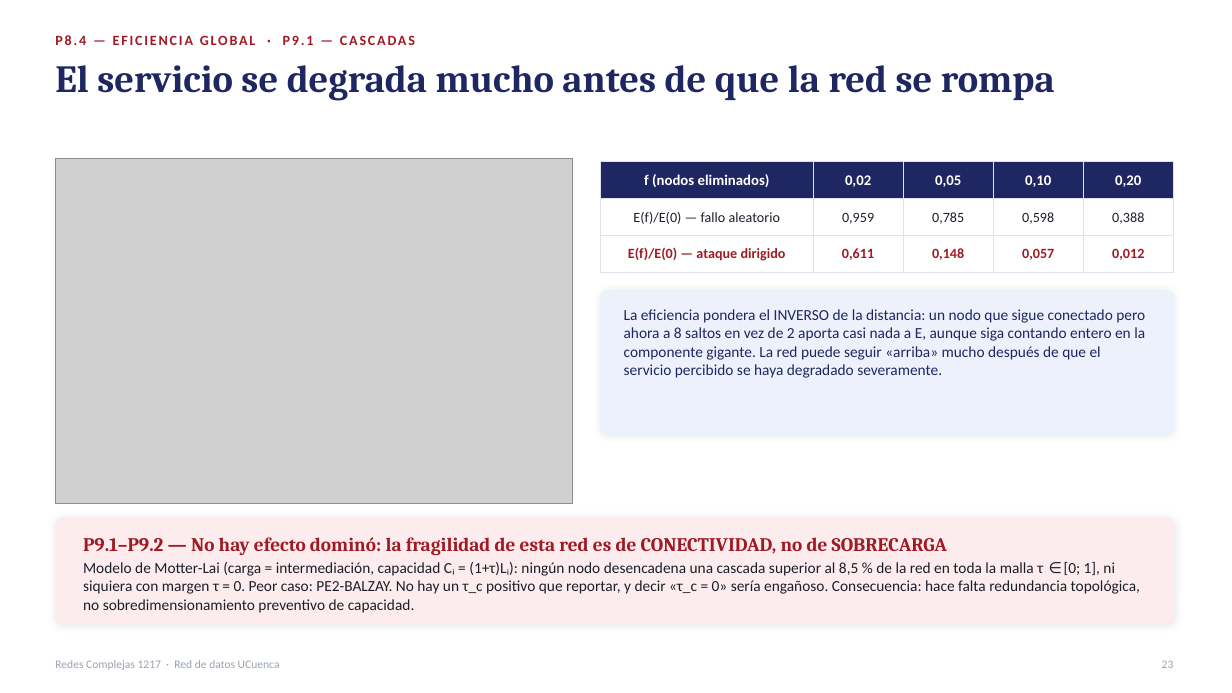
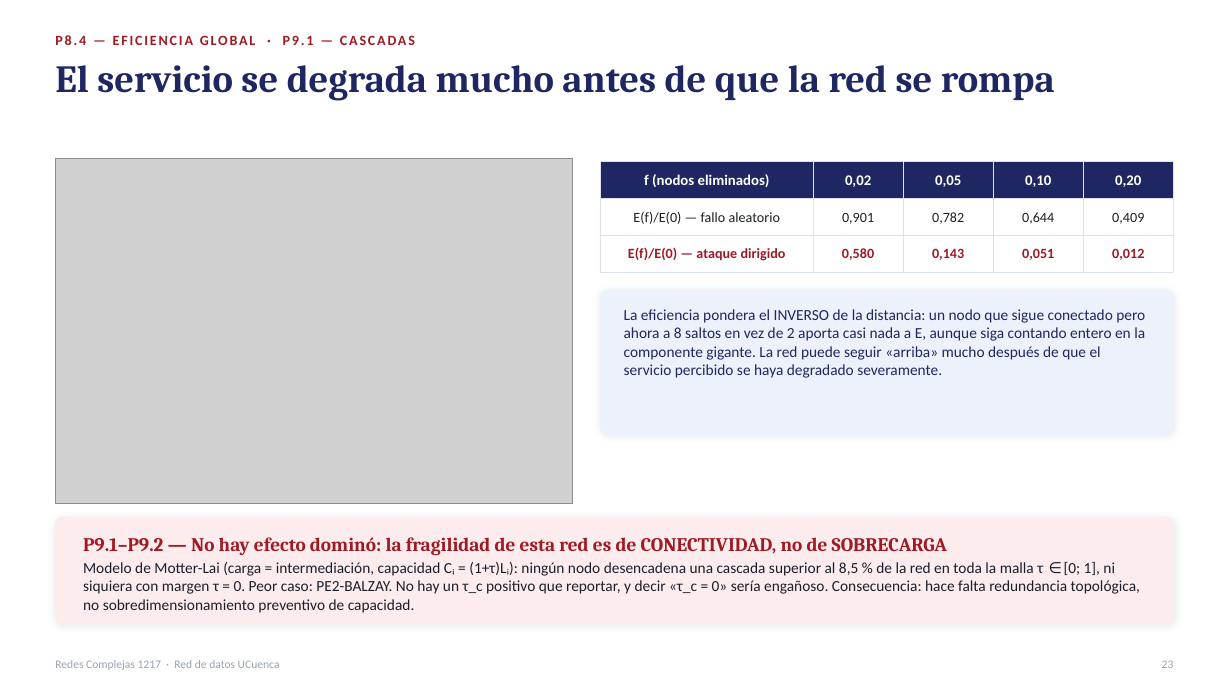
Before and after one commit to chino111160/redes-complejas-ucuenca, a slide deck: slide 23 of diapositivas/Presentacion_Redes_Complejas_RedUCuenca.pptx. Drawn at 1232x693 pixels with LibreOffice and Linux fonts; fonts in the diff are those of the drawing; grey boxes stand for pictures. Boxes give left, top, right and bottom in pixels: in the first picture for what was removed or moved away, otherwise in the second. Text is boxed around its words. In the diff, an @@ line names an element or a change of style, - is before the commit and + after.

Commit message:
Actualizar diapositivas con los numeros corregidos de P8 (auditoria de reproducibilidad)
Las diapositivas 22, 23 y 29 citaban los valores de percolacion de nodos,
eficiencia global y el resumen de cierre con los numeros de la version
anterior a la correccion de eb638b6 (single-shot sin promediar). Se
actualizan las 3 diapositivas para que coincidan exactamente con
informe.tex y los CSV de analisis/resultados/:

- Diapositiva 22 (P8.1-8.3): f_c aleatorio 0,237->0,243, nodos 42->43,
  S(f=0,05) de las tres estrategias dirigidas.
- Diapositiva 23 (P8.4): tabla de eficiencia E(f)/E(0) bajo fallo
  aleatorio, ahora promediada sobre 20 realizaciones.
- Diapositiva 29 (cierre): f_c 0,237->0,243.

La diapositiva 11 (P2, modelos nulos) no se toca: ya promediaba
correctamente sobre 100 realizaciones antes de esta auditoria, y sus
cifras siguen coincidiendo con informe.tex.

```diff
--- a/diapositivas/Presentacion_Redes_Complejas_RedUCuenca.pptx
+++ b/diapositivas/Presentacion_Redes_Complejas_RedUCuenca.pptx
@@ table at bbox=[601, 162, 1172, 265] @@
-row 2: E(f)/E(0) — fallo aleatorio | 0,959 | 0,785 | 0,598 | 0,388
+row 2: E(f)/E(0) — fallo aleatorio | 0,901 | 0,782 | 0,644 | 0,409
-row 3: E(f)/E(0) — ataque dirigido | 0,611 | 0,148 | 0,057 | 0,012
+row 3: E(f)/E(0) — ataque dirigido | 0,580 | 0,143 | 0,051 | 0,012
```
Also in this commit, not shown: 4 other slides changed.
